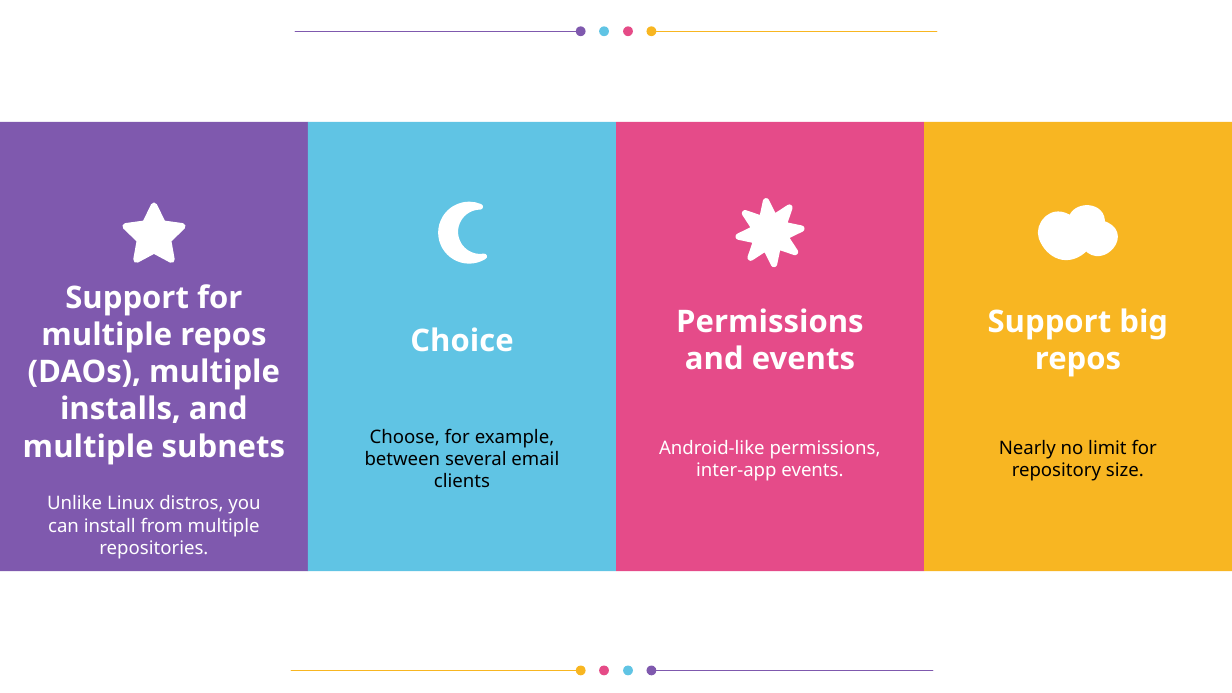
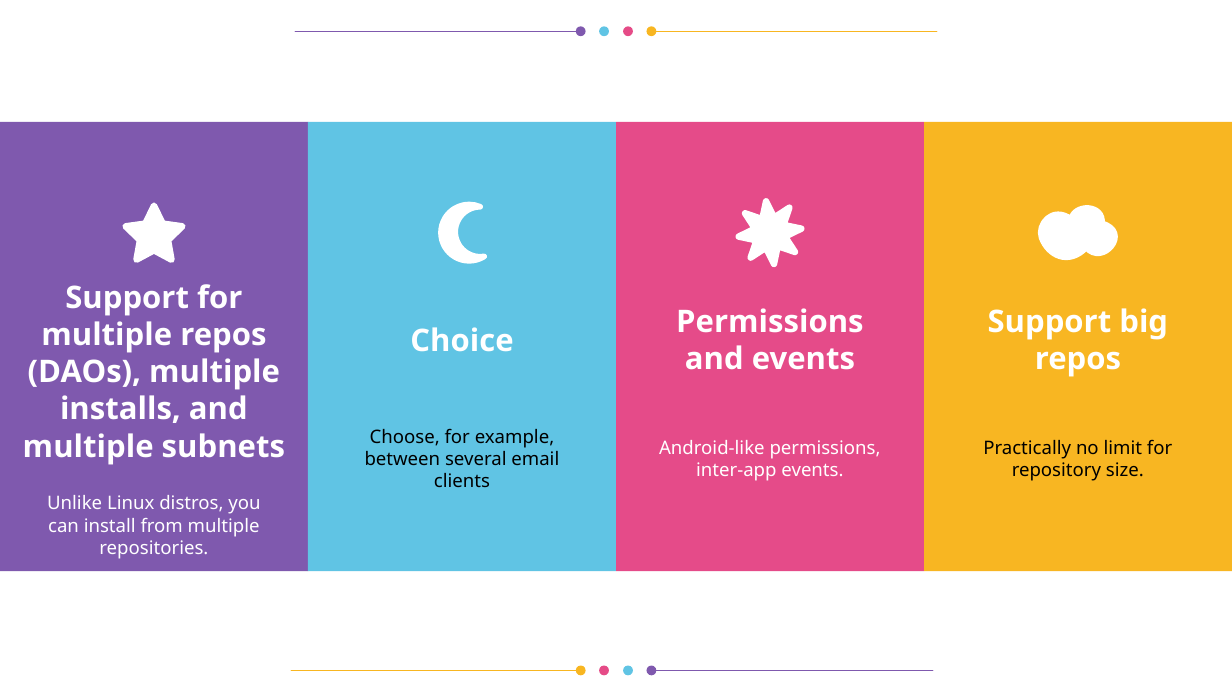
Before and after one commit to vporton/icp-package-manager, a slide deck: slide 9 of docs/presentation.odp. Drawn at 1232x693 pixels with LibreOffice and Linux fonts; fonts in the diff are those of the drawing. Boxes give left, top, right and bottom in pixels: in the first picture for what was removed or moved away, otherwise in the second. Text is boxed around its words. In the diff, an @@ line names an element or a change of style, - is before the commit and + after.

Commit message:
English grammar of pitchdeck

```diff
--- a/docs/presentation.odp
+++ b/docs/presentation.odp
@@ title at [983, 439, 1172, 481]: text changed @@
-Nearly no limit for repository size.
+Practically no limit for repository size.
```
Also in this commit, not shown: 5 other slides changed.
